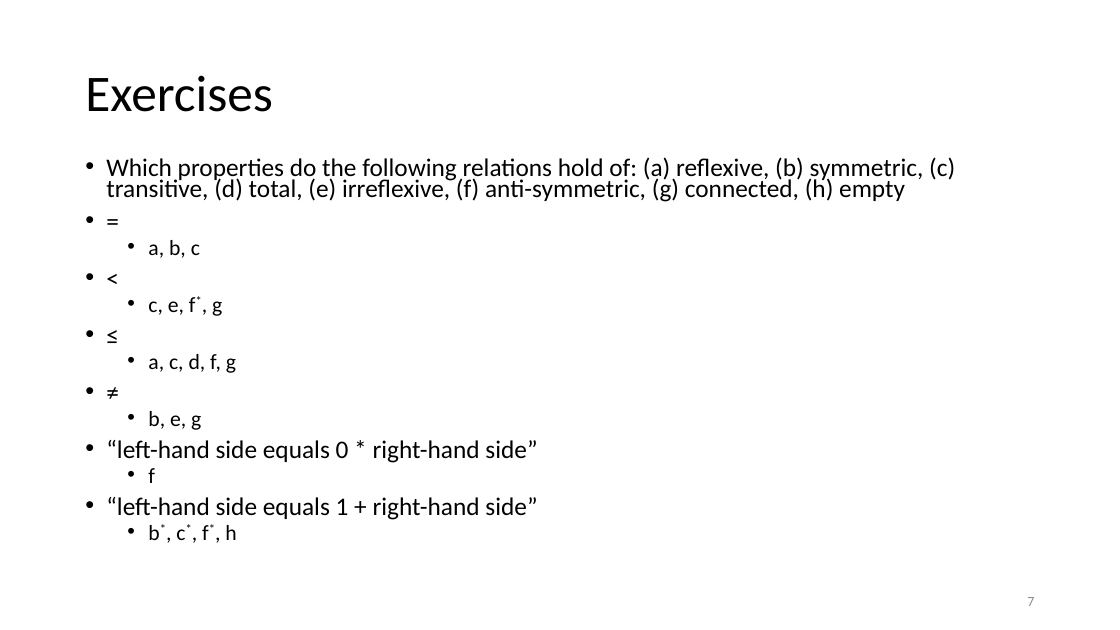
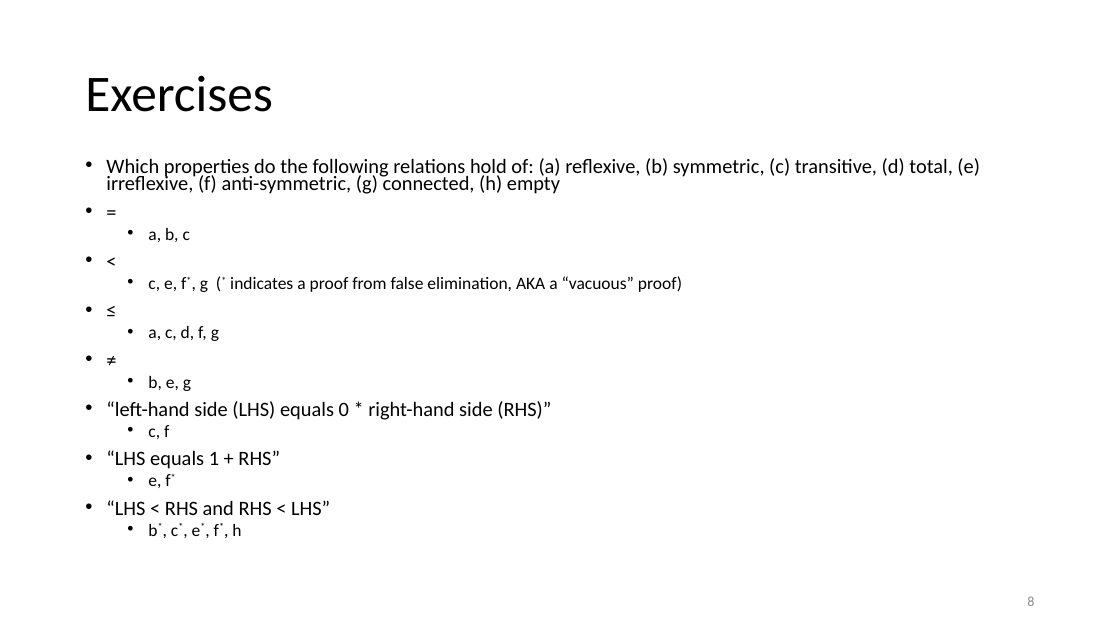
Before and after one commit to tcmch/cs-dm-lean, a slide deck: slide 8 of src/13_Relations/Relations.pptx (slide 7 before the commit). Drawn at 1120x630 pixels with LibreOffice and Linux fonts; fonts in the diff are those of the drawing. Boxes give left, top, right and bottom in pixels: in the first picture for what was removed or moved away, otherwise in the second. Text is boxed around its words. In the diff, an @@ line names an element or a change of style, - is before the commit and + after.

Commit message:
Fixed slides for Relations

```diff
--- a/src/13_Relations/Relations.pptx
+++ b/src/13_Relations/Relations.pptx
@@ text at [106,158,980,391]: size 21.7 to 17.5 pt in "Which properties do the following relations hold ...", "=", "<", "≤" and 1 more places; size 18.6 to 15 pt in "a, b, c", "a, c, d, f, g", "b, e, g" @@
@@ text at [148,276,682,292]: text changed; size 18.6 to 15 pt @@
-  • c, e, f*, g
+  • c, e, f*, g (* indicates a proof from false elimination, AKA a “vacuous” proof)
@@ text at [106,401,551,536]: text changed; size 21.7 to 17.5 pt @@
-• “left-hand side equals 0 * right-hand side”
-  • f
-• “left-hand side equals 1 + right-hand side”
-  • b*, c*, f*, h
+• “left-hand side (LHS) equals 0 * right-hand side (RHS)”
+  • c, f
+• “LHS equals 1 + RHS”
+  • e, f*
+• “LHS < RHS and RHS < LHS”
+  • b*, c*, e*, f*, h
@@ page number at [1027,596,1034,606]: text changed @@
-7
+8
```
Also in this commit, not shown: 3 other slides changed, 1 slide added.
